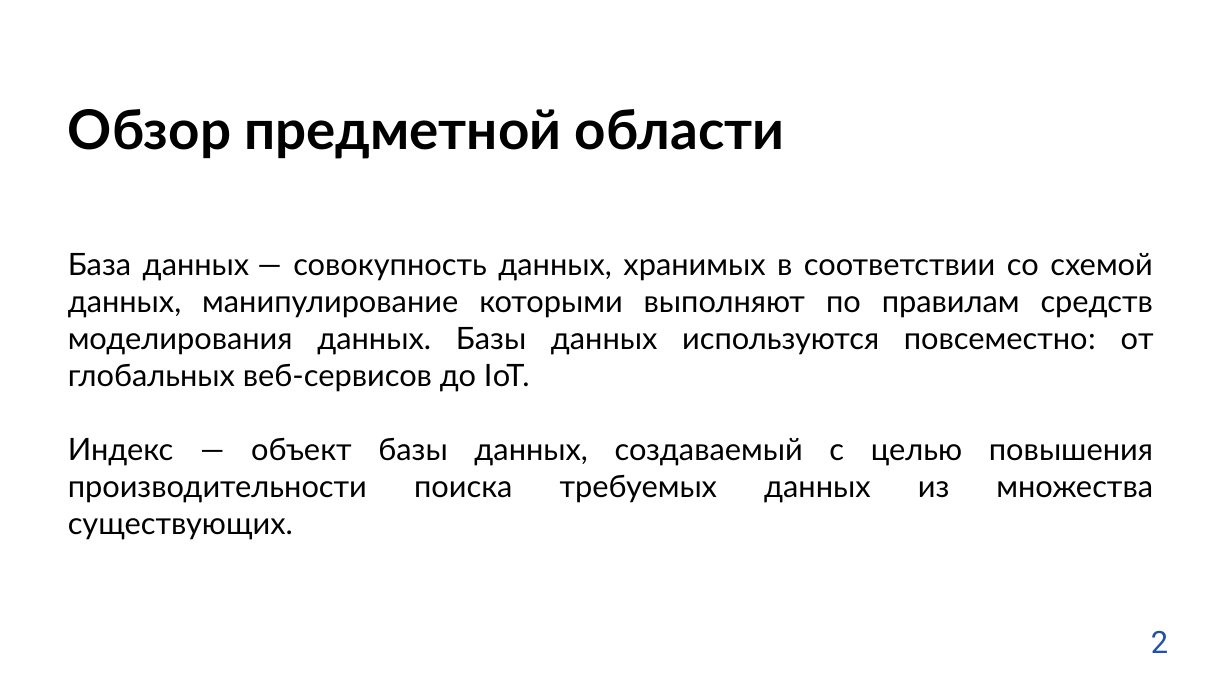
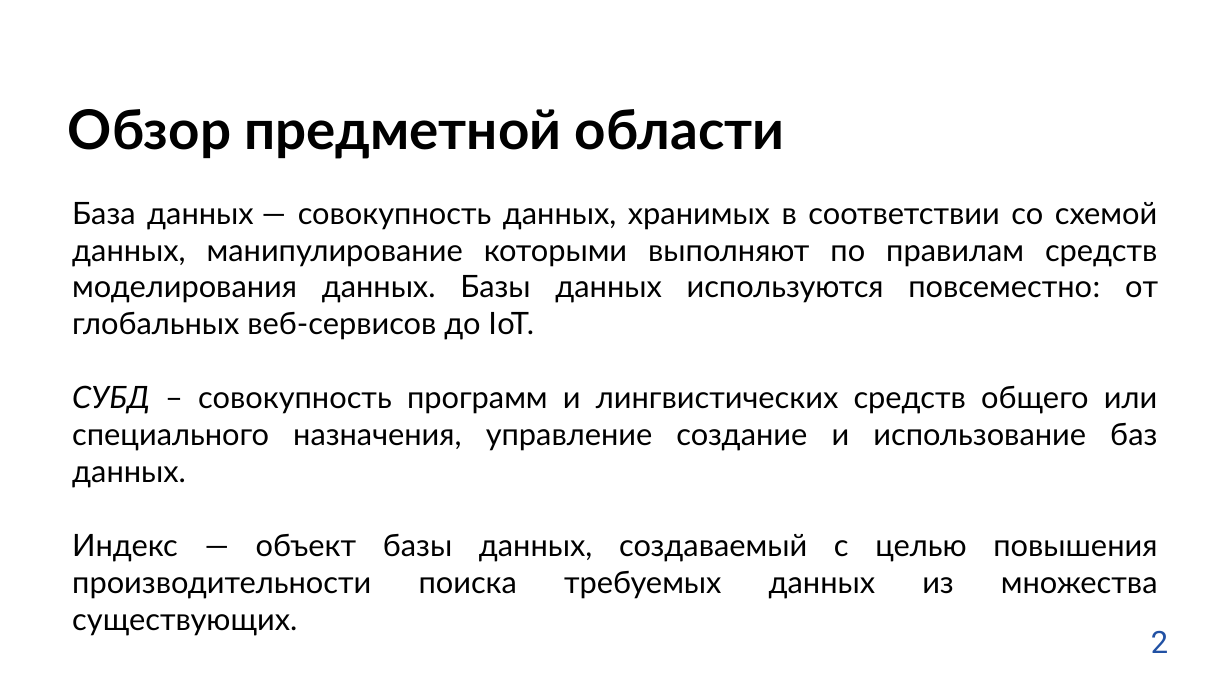
Before and after one commit to testpassword/Diploma-bachelor-degree-2022, a slide deck: slide 2 of docs/предзащита_2.pptx. Drawn at 1232x693 pixels with LibreOffice and Linux fonts; fonts in the diff are those of the drawing; background and template pictures are left out. Boxes give left, top, right and bottom in pixels: in the first picture for what was removed or moved away, otherwise in the second. Text is boxed around its words. In the diff, an @@ line names an element or a change of style, - is before the commit and + after.

```diff
--- a/docs/предзащита_2.pptx
+++ b/docs/предзащита_2.pptx
@@ text "База данных — совокупность данных, ...": place and size @@
-text "База данных — совокупность данных, ..." at bbox=[68, 253, 1154, 503]
+text "База данных — совокупность данных, ..." at bbox=[72, 202, 1158, 636]
@@ text at bbox=[72, 385, 1157, 488]: paragraph added @@
+СУБД – совокупность программ и лингвистических средств общего или специального назначения, управление создание и использование баз данных.
```
Also in this commit, not shown: 6 other slides changed, 3 slides added, 1 slide removed, 24 other files.
